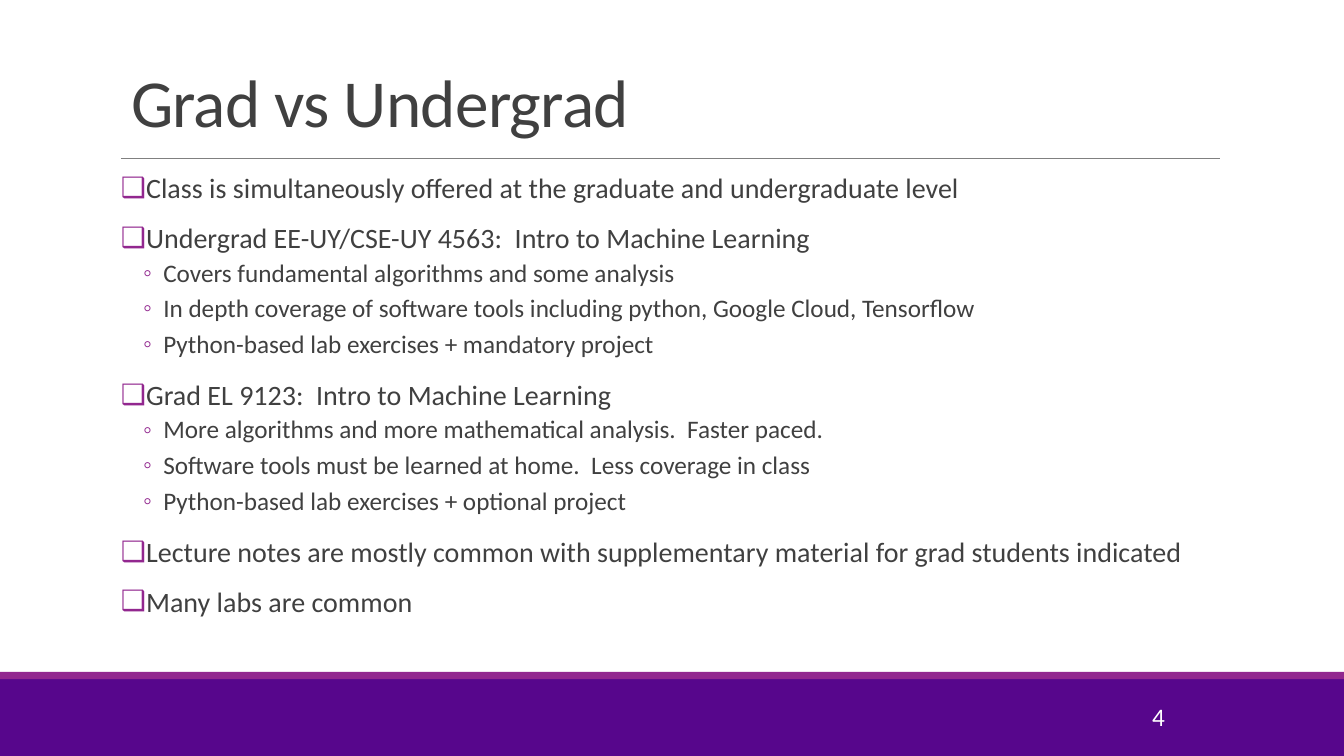
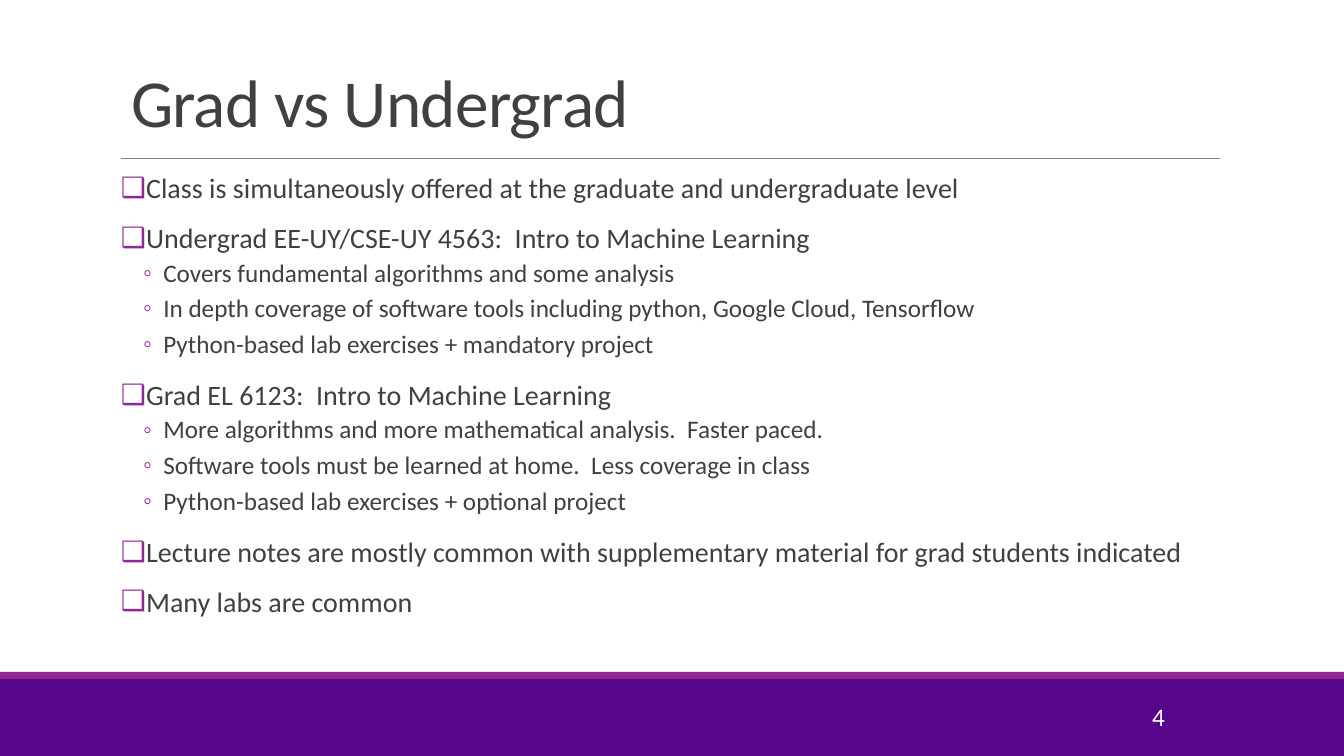
Before and after one commit to joshzzl/introml, a slide deck: slide 4 of lectures/CourseAdmin.pptx. Drawn at 1344x756 pixels with LibreOffice and Linux fonts; fonts in the diff are those of the drawing; background and template pictures are left out. Boxes give left, top, right and bottom in pixels: in the first picture for what was removed or moved away, otherwise in the second. Text is boxed around its words. In the diff, an @@ line names an element or a change of style, - is before the commit and + after.

```diff
--- a/lectures/CourseAdmin.pptx
+++ b/lectures/CourseAdmin.pptx
@@ text at (x1=146, y1=385, x2=611, y2=410): text changed @@
-❑ Grad EL 9123: Intro to Machine Learning
+❑ Grad EL 6123: Intro to Machine Learning
```
Also in this commit, not shown: 4 other slides changed, 3 other files.
